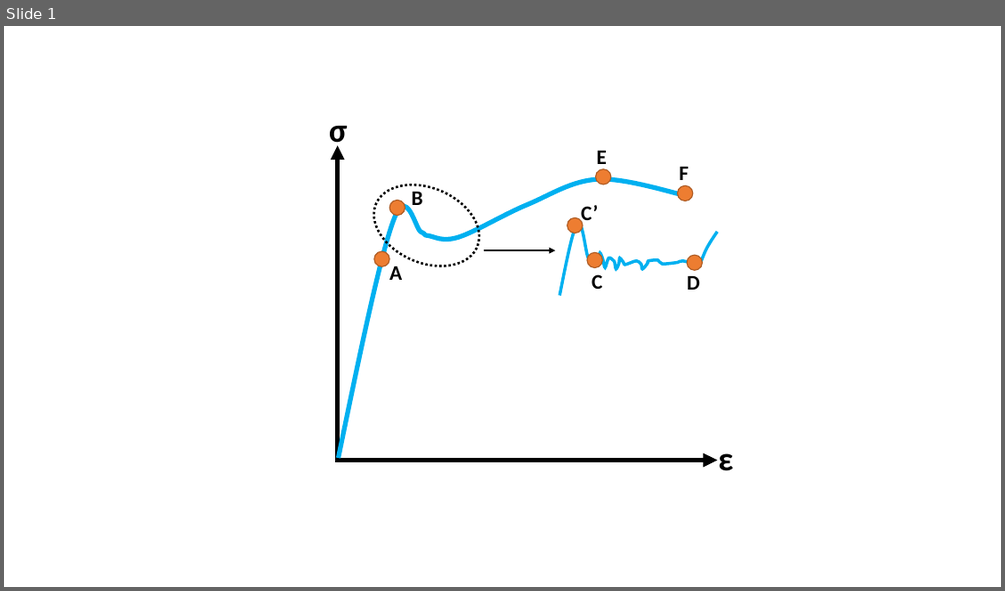
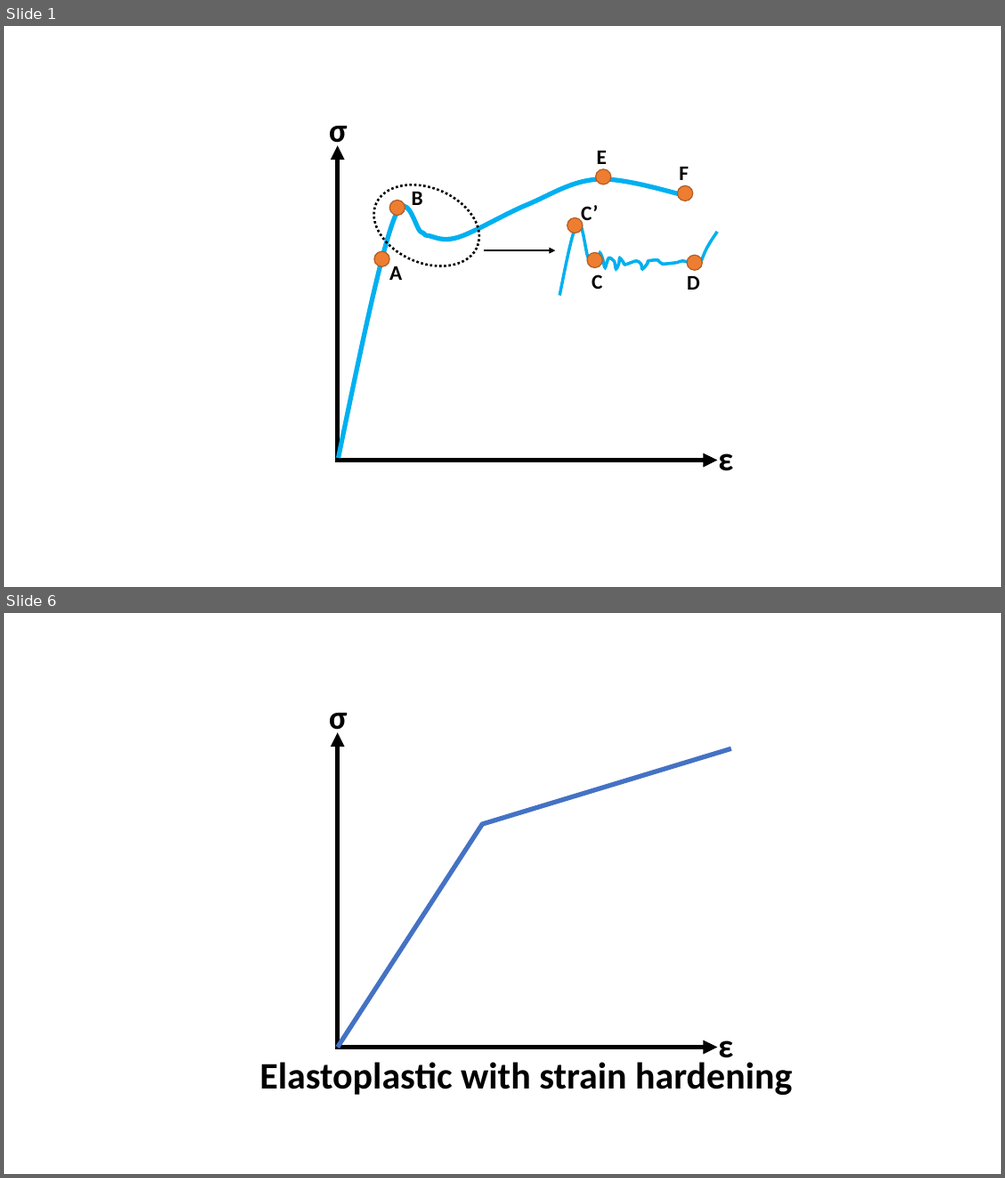
Before and after one commit to Kulasekaran-148/LATEX-Shortnotes-GATE, a slide deck: STRENGTH OF MATERIALS SHORTNOTES/SOM Revision.pptx. Shown one above the other, each under a label of ours: slide 1 before the commit, slides 1 and 6 after it; the slides between them are not shown. The pictures are 1005x591 and 1005x1178 pixels, drawn with LibreOffice and Linux fonts; fonts in the diff are those of the drawing. Boxes give left, top, right and bottom in pixels: in the first picture for what was removed or moved away, otherwise in the second. Text is boxed around its words. In the diff, an @@ line names an element or a change of style, - is before the commit and + after.

```diff
--- a/STRENGTH OF MATERIALS SHORTNOTES/SOM Revision.pptx
+++ b/STRENGTH OF MATERIALS SHORTNOTES/SOM Revision.pptx
@@ slide 6 added at (4, 613, 1001, 1174), background #FFFFFF @@
@@ text added at (329, 713, 347, 738), 32 pt, text #000000, bold @@
+σ
@@ arrow added from (338, 1046) to (338, 732), #000000 4.5 pt @@
@@ line added from (482, 824) to (732, 748), #4472C4 4.5 pt @@
@@ line added from (338, 1046) to (483, 823), #4472C4 4.5 pt @@
@@ text added at (259, 1062, 792, 1094), 36 pt, text #000000, bold @@
+Elastoplastic with strain hardening
@@ arrow added from (335, 1046) to (718, 1046), #000000 4.5 pt @@
@@ text added at (718, 1040, 733, 1058), 32 pt, text #000000, bold @@
+ε
```
Also in this commit, not shown: 9 other slides added, 8 other files.
